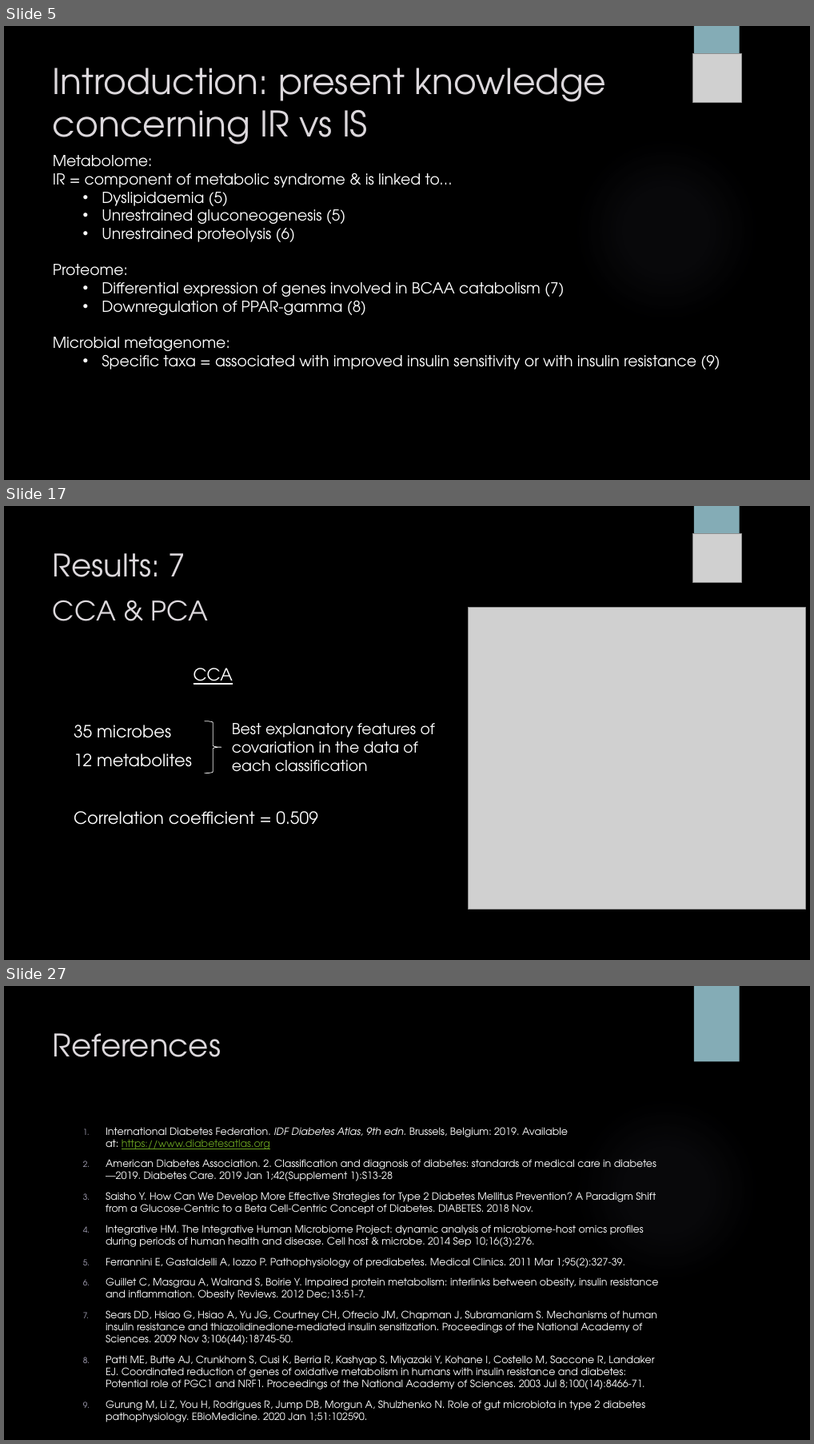
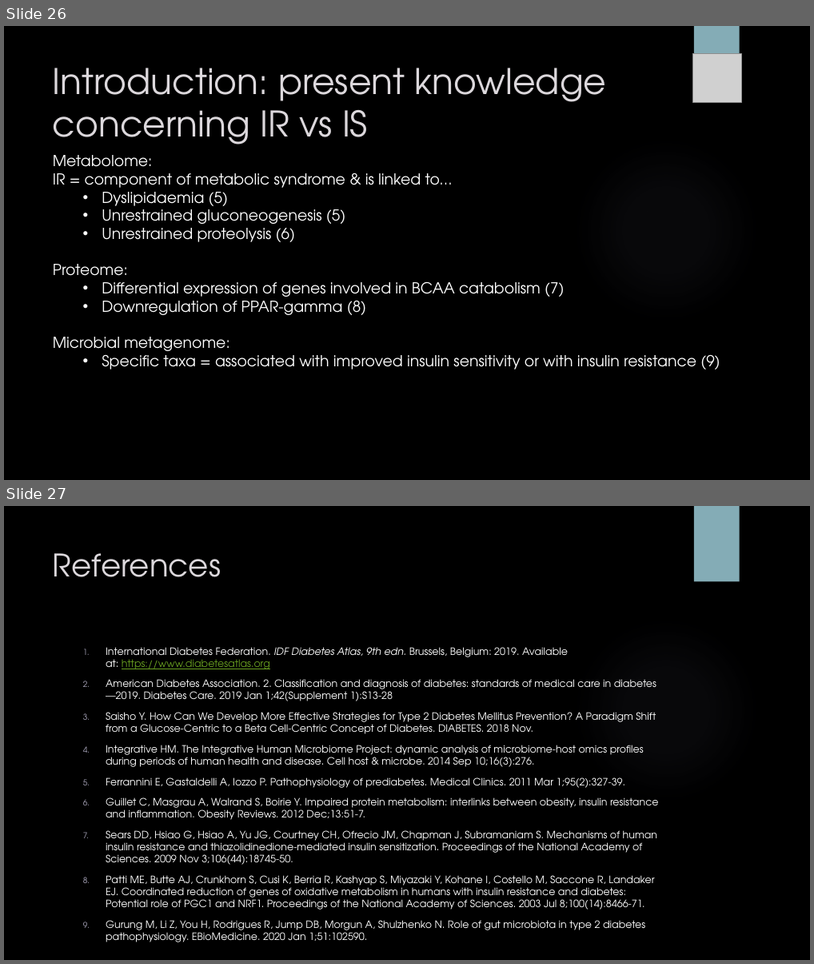
Before and after one commit to sabdeolive/Sabrina_BMS_Bachelor-Internship, a slide deck: Intermediate Presentation.pptx. Shown one above the other, each under a label of ours: slides 5, 17 and 27 before the commit, slides 26 and 27 after it; the slides between them are not shown. The pictures are 814x1444 and 814x964 pixels, drawn with LibreOffice and Linux fonts; fonts in the diff are those of the drawing; grey boxes stand for pictures; background and template pictures are left out. Boxes give left, top, right and bottom in pixels: in the first picture for what was removed or moved away, otherwise in the second. Text is boxed around its words. In the diff, an @@ line names an element or a change of style, - is before the commit and + after.

```diff
--- a/Intermediate Presentation.pptx
+++ b/Intermediate Presentation.pptx
@@ slide 17 removed at [4,506,810,960], background picture (left out); not listed: 1 template element that a slide beside it also shows @@
@@ title removed at [53,553,208,621] @@
-Results: 7
-CCA & PCA
@@ picture removed at [694,534,742,582] @@
@@ picture removed at [469,608,806,909] @@
@@ text removed at [74,668,318,824] @@
-CCA
-35 microbes
-12 metabolites
-Correlation coefficient = 0.509
@@ right brace removed at [205,720,222,772] @@
@@ text removed at [232,723,435,772] @@
-Best explanatory features of covariation in the data of each classification
@@ what was slide 5 is now slide 26 @@
```
Also in this commit, not shown: 11 slides changed, 11 slides added, 10 other slides removed.
